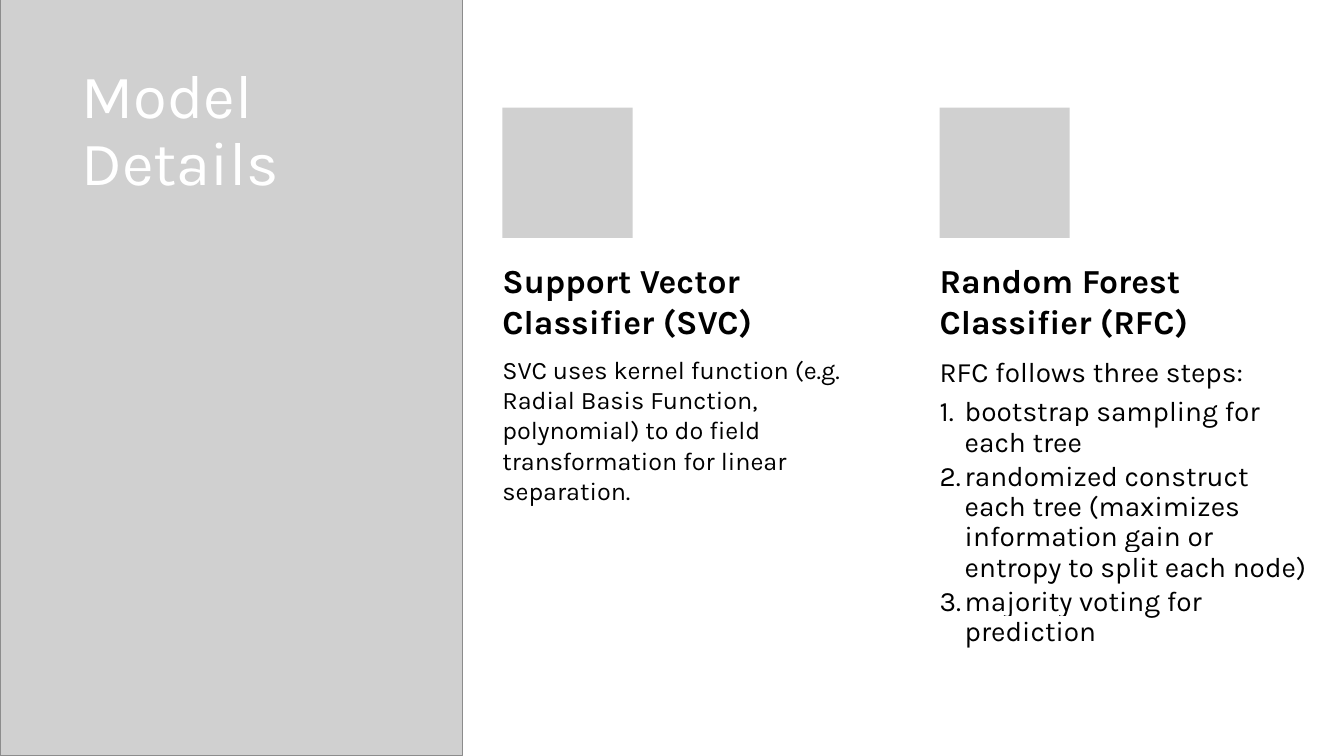
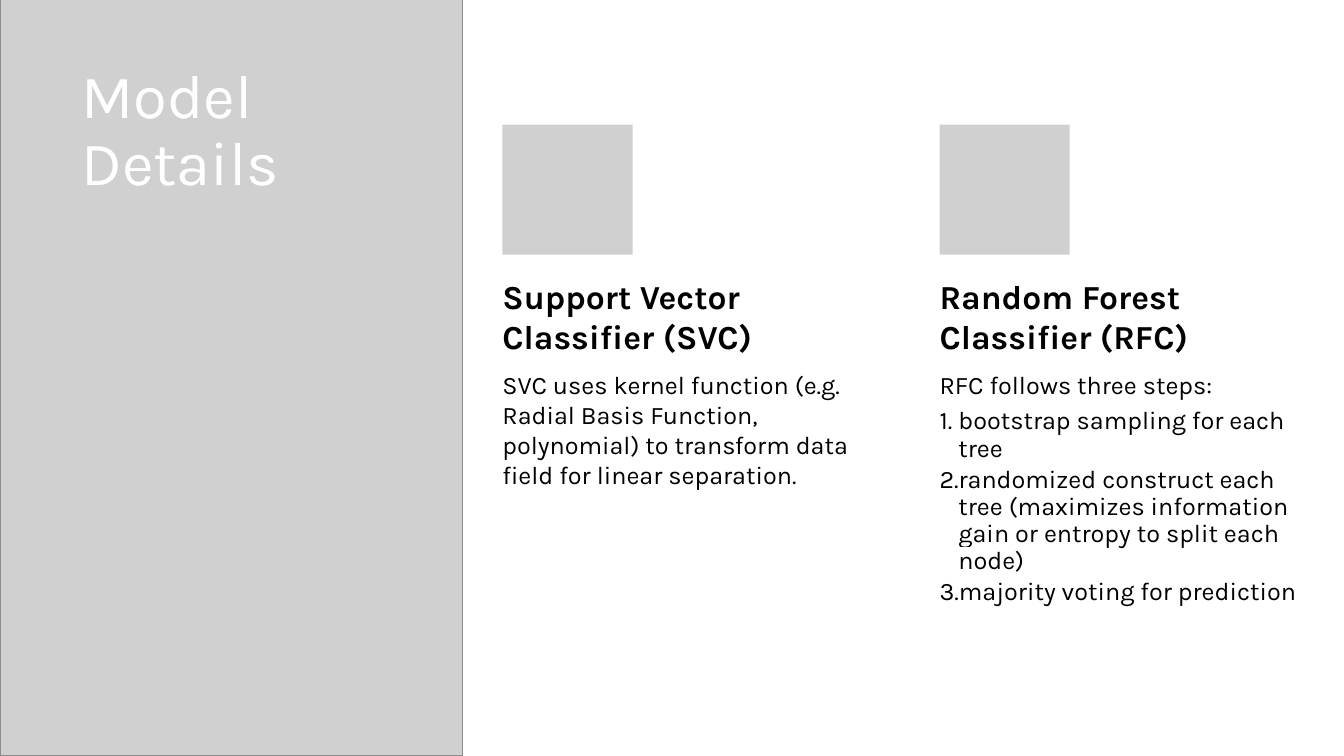
Before and after one commit to jiansfoggy/COMP4447_Object_Recognition_with_Traditional_Models, a slide deck: slide 6 of COMP 4447 Midterm Presentation.pptx (slide 7 before the commit). Drawn at 1344x756 pixels with LibreOffice and Linux fonts; fonts in the diff are those of the drawing; grey boxes stand for pictures. Boxes give left, top, right and bottom in pixels: in the first picture for what was removed or moved away, otherwise in the second. Text is boxed around its words. In the diff, an @@ line names an element or a change of style, - is before the commit and + after.

Commit message:
update slide

```diff
--- a/COMP 4447 Midterm Presentation.pptx
+++ b/COMP 4447 Midterm Presentation.pptx
@@ 2 texts, 2 pictures: place and size @@
-2 texts, 2 pictures at <box>502,108,1188,338</box>
+2 texts, 2 pictures at <box>502,125,1188,353</box>
@@ text at <box>502,376,848,490</box>: text changed @@
-SVC uses kernel function (e.g. Radial Basis Function, polynomial) to do field transformation for linear separation.
+SVC uses kernel function (e.g. Radial Basis Function, polynomial) to transform data field for linear separation.
@@ text "RFC follows three steps:": place and size @@
-text "RFC follows three steps:" at <box>940,362,1306,618</box>
+text "RFC follows three steps:" at <box>940,376,1296,607</box>
@@ text "RFC follows three steps:" at <box>940,376,1296,607</box>: size 20 to 18 pt; indent changed @@
```
Also in this commit, not shown: 2 other slides changed, 1 slide added.
